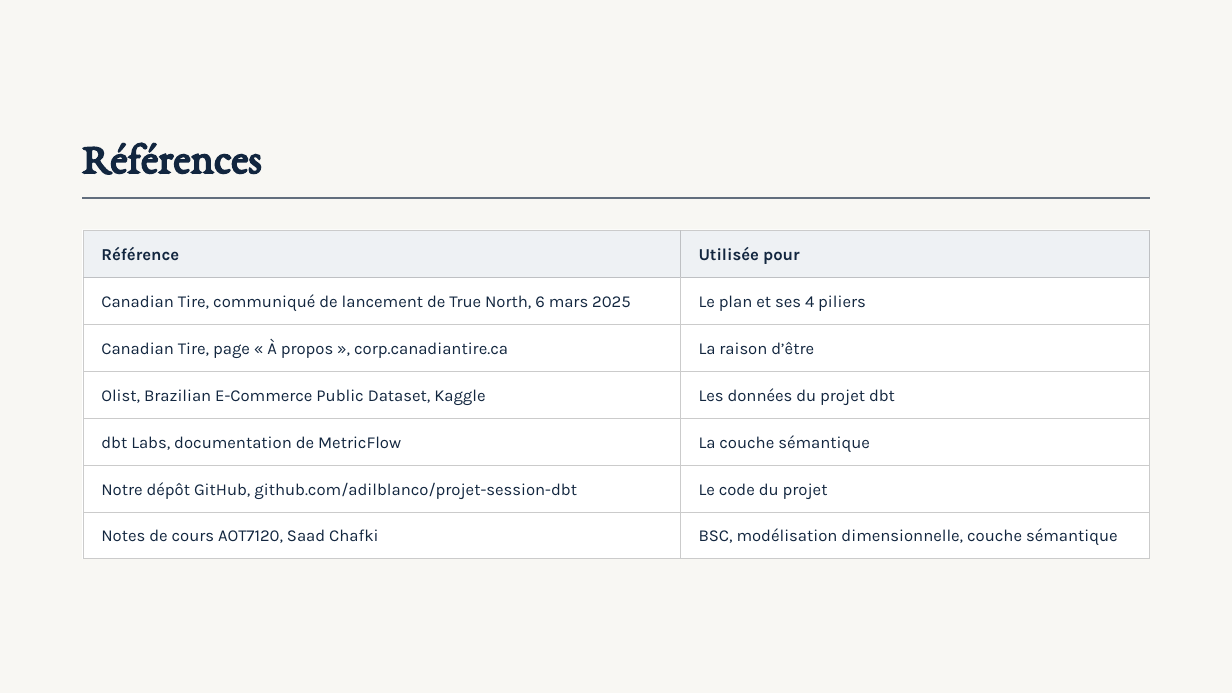
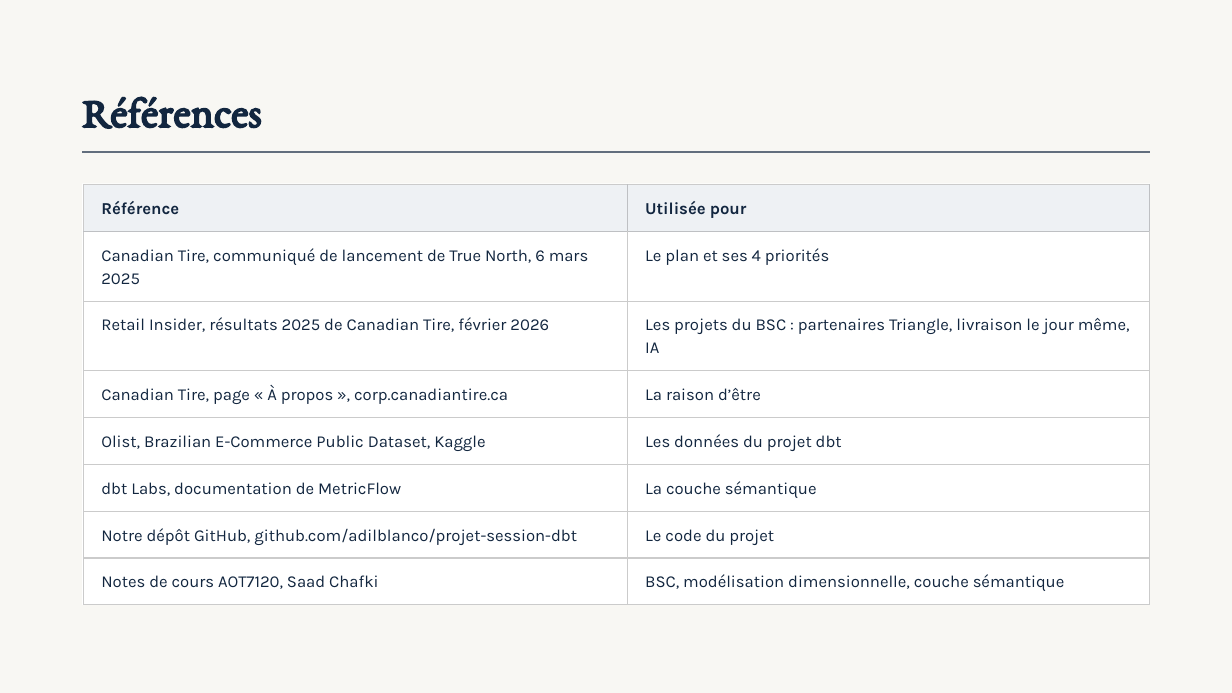
Before and after one commit to adilblanco/projet-session-dbt, a slide deck: slide 11 of docs/Seance_Encadrement_Commerce_detail.pptx (slide 10 before the commit). Drawn at 1232x693 pixels with LibreOffice and Linux fonts; fonts in the diff are those of the drawing. Boxes give left, top, right and bottom in pixels: in the first picture for what was removed or moved away, otherwise in the second. Text is boxed around its words. In the diff, an @@ line names an element or a change of style, - is before the commit and + after.

```diff
--- a/docs/Seance_Encadrement_Commerce_detail.pptx
+++ b/docs/Seance_Encadrement_Commerce_detail.pptx
@@ title "Références": place and size @@
-title "Références" at bbox=[82, 142, 261, 175]
+title "Références" at bbox=[82, 96, 261, 129]
@@ line moved from (82, 198) - (1150, 198) to (82, 152) - (1150, 152) @@
@@ rectangle: place and size @@
-rectangle at bbox=[82, 229, 1151, 559]
+rectangle at bbox=[82, 184, 1151, 605]
@@ table at bbox=[83, 185, 1151, 605] @@
-row 2: Canadian Tire, communiqué de lancement de True North, 6 mars 2025 | Le plan et ses 4 piliers
+row 2: Canadian Tire, communiqué de lancement de True North, 6 mars 2025 | Le plan et ses 4 priorités
+row 3: Retail Insider, résultats 2025 de Canadian Tire, février 2026 | Les projets du BSC : partenaires Triangle, livraison le jour même, IA
@@ table: place and size @@
-table at bbox=[83, 231, 1150, 559]
+table at bbox=[83, 185, 1151, 605]
```
Also in this commit, not shown: 3 other slides changed, 2 slides added, 1 slide removed, 1 other file.
